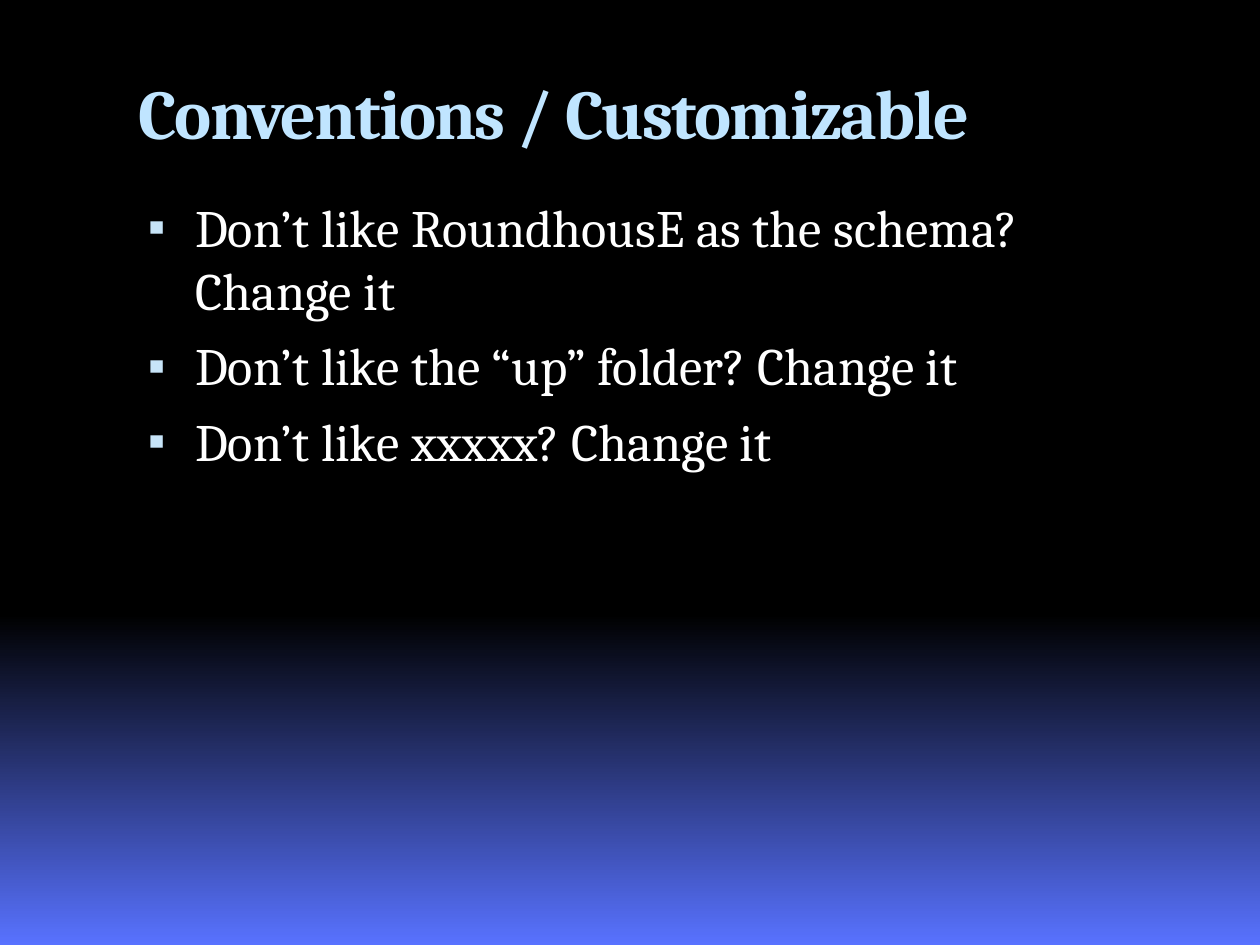
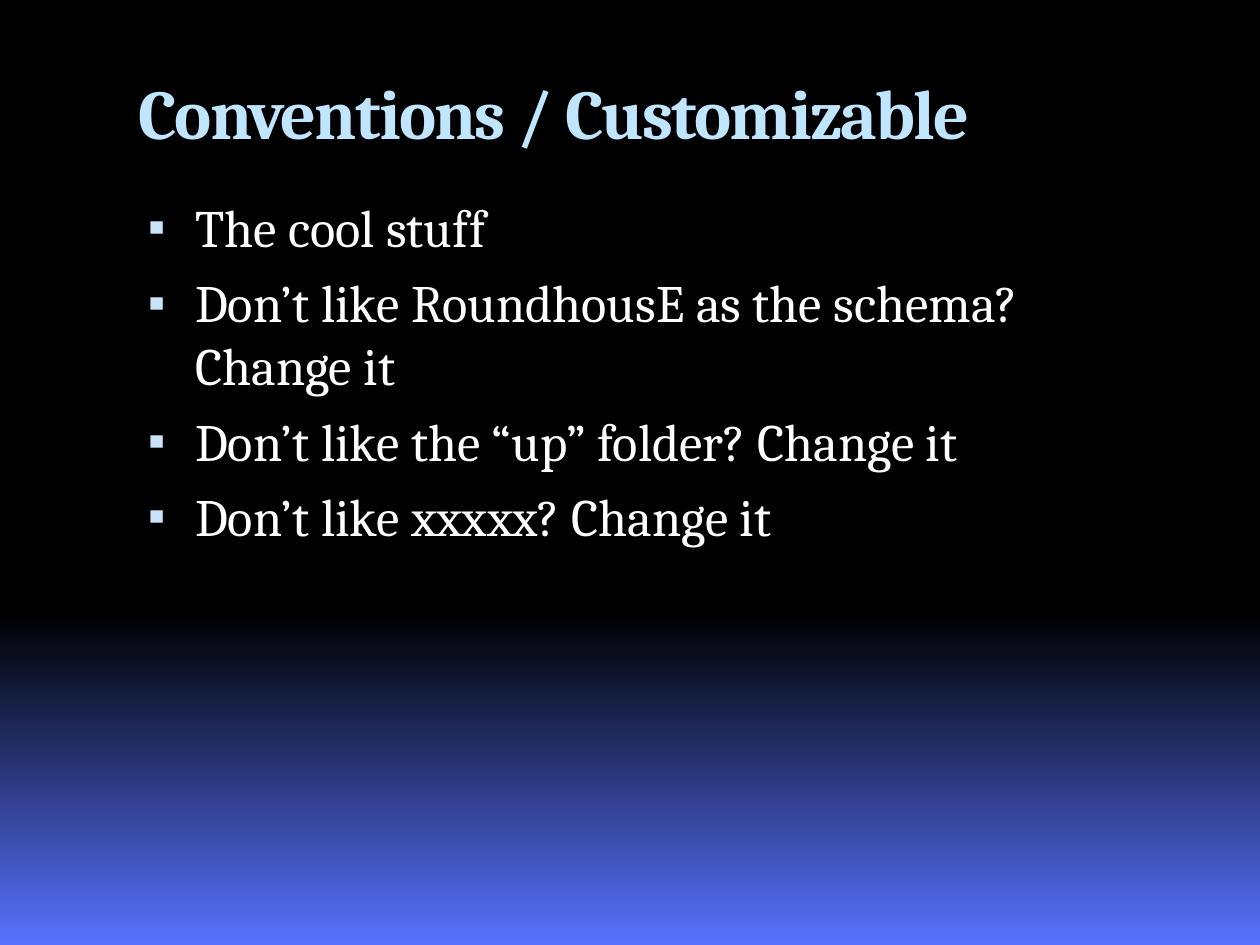
Before and after one commit to google-code-export/roundhouse, a slide deck: slide 14 of branches/nhibernate/docs/RoundhousEPresentation.pptx (slide 12 before the commit). Drawn at 1260x945 pixels with LibreOffice and Linux fonts; fonts in the diff are those of the drawing; background and template pictures are left out. Boxes give left, top, right and bottom in pixels: in the first picture for what was removed or moved away, otherwise in the second. Text is boxed around its words. In the diff, an @@ line names an element or a change of style, - is before the commit and + after.

```diff
--- a/branches/nhibernate/docs/RoundhousEPresentation.pptx
+++ b/branches/nhibernate/docs/RoundhousEPresentation.pptx
@@ text at (x1=195, y1=209, x2=485, y2=248): paragraph added @@
+▪ The cool stuff
```
Also in this commit, not shown: 2 other slides changed, 4 slides added, 1 slide removed.
